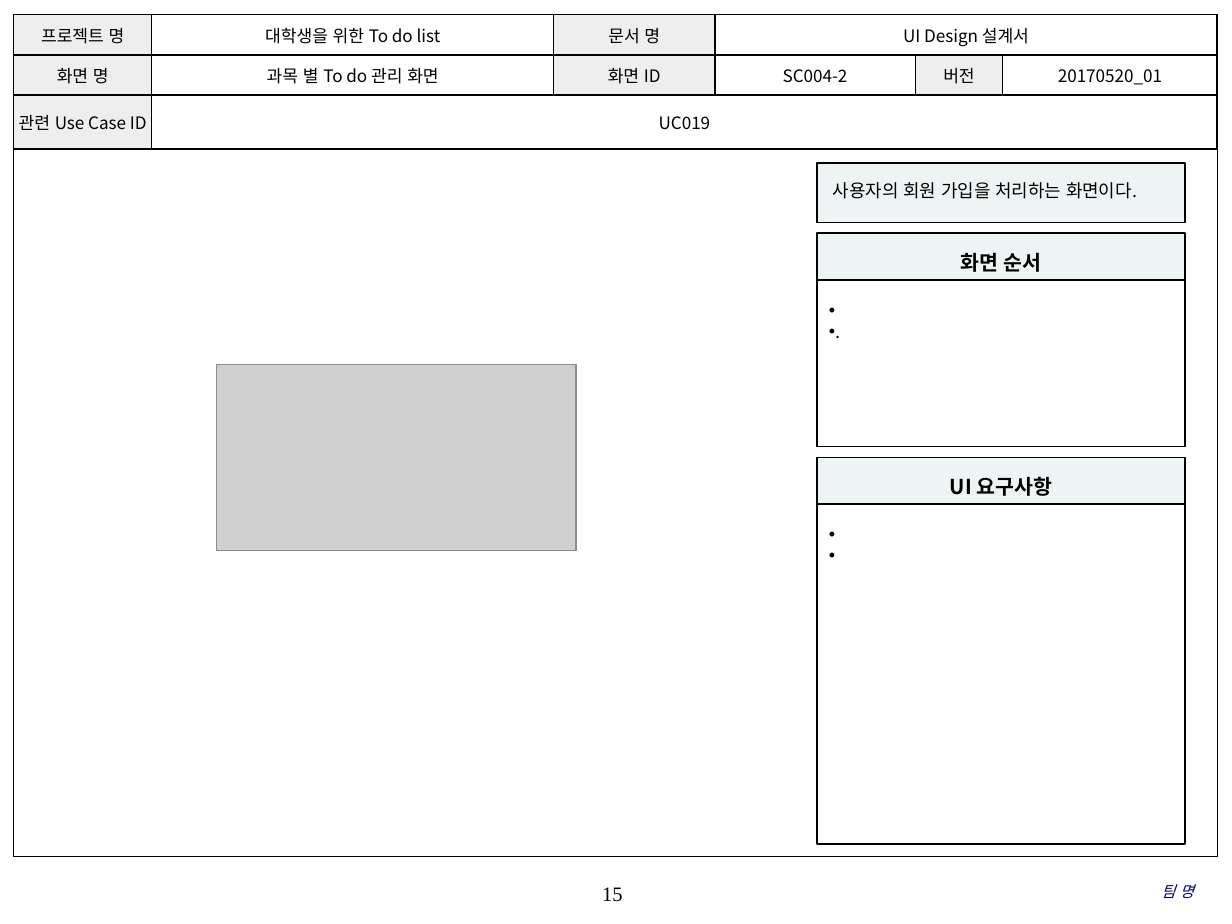
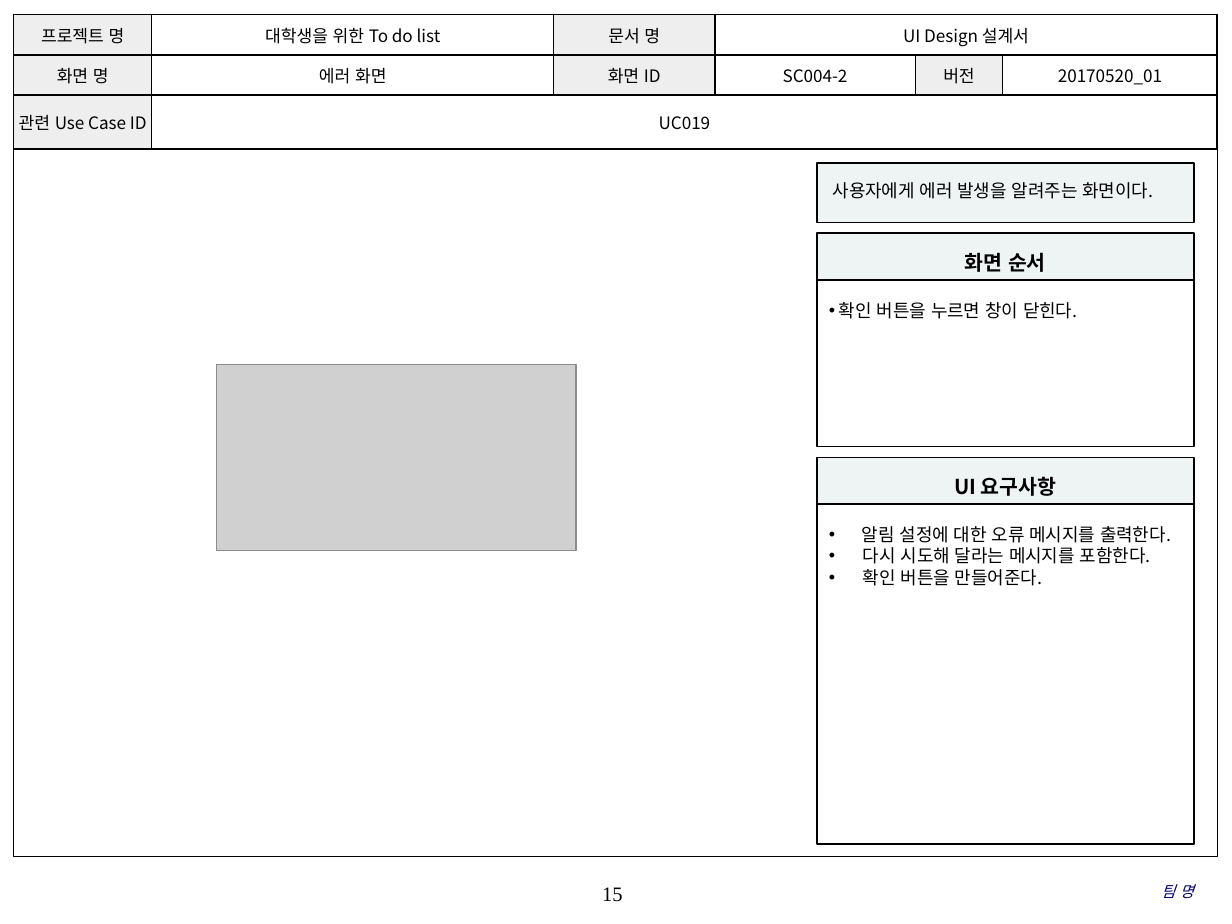
Before and after one commit to SE-admin/SE2017_4_tuna, a slide deck: slide 15 of doc/3_ 설계서/UI Design 설계서.pptx. Drawn at 1232x924 pixels with LibreOffice and Linux fonts; fonts in the diff are those of the drawing; grey boxes stand for pictures; background and template pictures are left out. Boxes give left, top, right and bottom in pixels: in the first picture for what was removed or moved away, otherwise in the second. Text is boxed around its words. In the diff, an @@ line names an element or a change of style, - is before the commit and + after.

Commit message:
UI Design 설계서, 과목별 To Do,총 To Do, 에러화면 UI Design 작성

```diff
--- a/doc/3_ 설계서/UI Design 설계서.pptx
+++ b/doc/3_ 설계서/UI Design 설계서.pptx
@@ table at box(14, 15, 1217, 142) @@
-row 2, column 2: 과목 별 To do 관리 화면
+row 2, column 2: 에러 화면
@@ rectangle "사용자에게 에러 발생을 알려주는 화면이다.": place and size @@
-rectangle "사용자에게 에러 발생을 알려주는 화면이다." at box(817, 163, 1185, 222)
+rectangle "사용자에게 에러 발생을 알려주는 화면이다." at box(817, 163, 1194, 222)
@@ text in rectangle at box(833, 182, 1153, 199): text changed @@
-사용자의 회원 가입을 처리하는 화면이다.
+사용자에게 에러 발생을 알려주는 화면이다.
@@ rectangle "화면 순서": place and size @@
-rectangle "화면 순서" at box(817, 233, 1185, 280)
+rectangle "화면 순서" at box(817, 233, 1194, 280)
@@ rectangle "확인 버튼을 누르면 창이 닫힌다.": place and size @@
-rectangle "확인 버튼을 누르면 창이 닫힌다." at box(817, 280, 1185, 446)
+rectangle "확인 버튼을 누르면 창이 닫힌다." at box(817, 280, 1194, 446)
@@ text in rectangle at box(839, 302, 1078, 319): text changed @@
-• .
+• 확인 버튼을 누르면 창이 닫힌다.
@@ rectangle "UI 요구사항": place and size @@
-rectangle "UI 요구사항" at box(817, 457, 1185, 504)
+rectangle "UI 요구사항" at box(817, 457, 1194, 504)
@@ rectangle "알림 설정에 대한 오류 메시지를 ...": place and size @@
-rectangle "알림 설정에 대한 오류 메시지를 ..." at box(817, 504, 1185, 844)
+rectangle "알림 설정에 대한 오류 메시지를 ..." at box(817, 504, 1194, 844)
@@ text in rectangle at box(862, 526, 1171, 586): text added @@
+• 알림 설정에 대한 오류 메시지를 출력한다.
+• 다시 시도해 달라는 메시지를 포함한다.
+• 확인 버튼을 만들어준다.
```
Also in this commit, not shown: 8 other slides changed.
